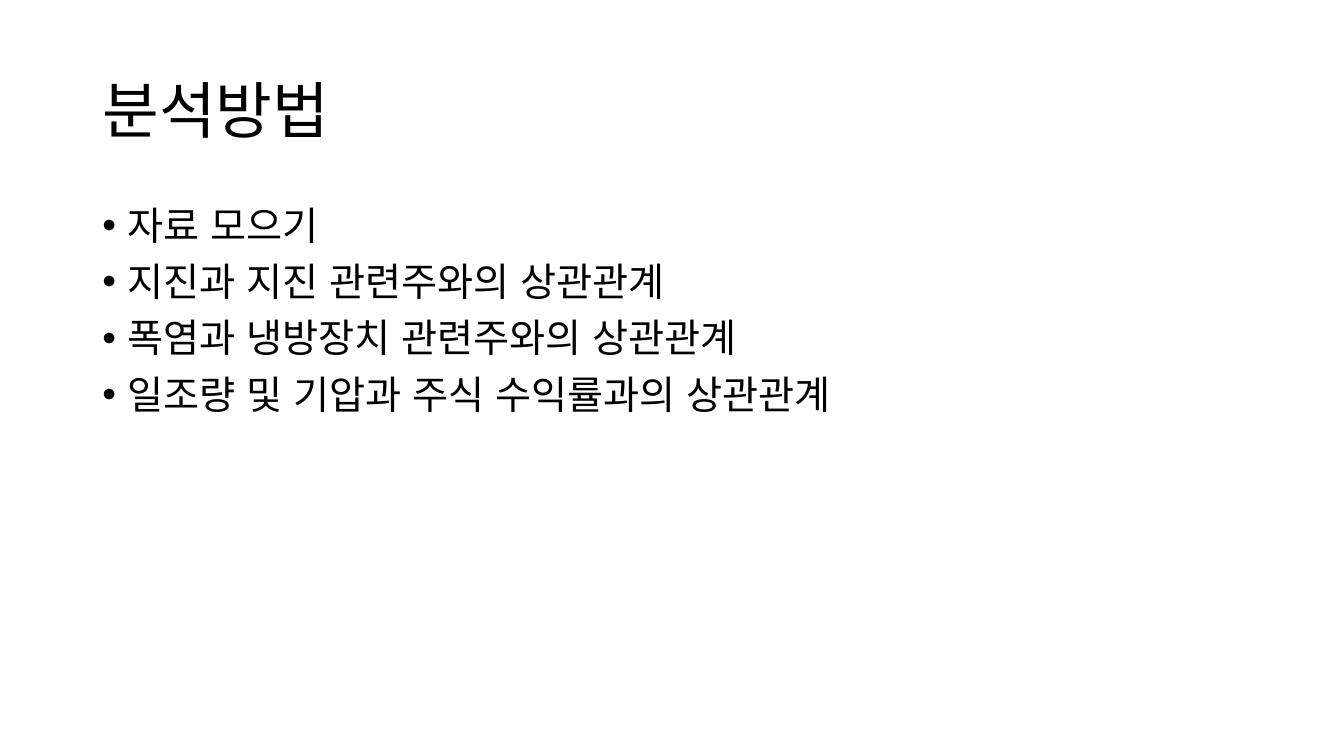
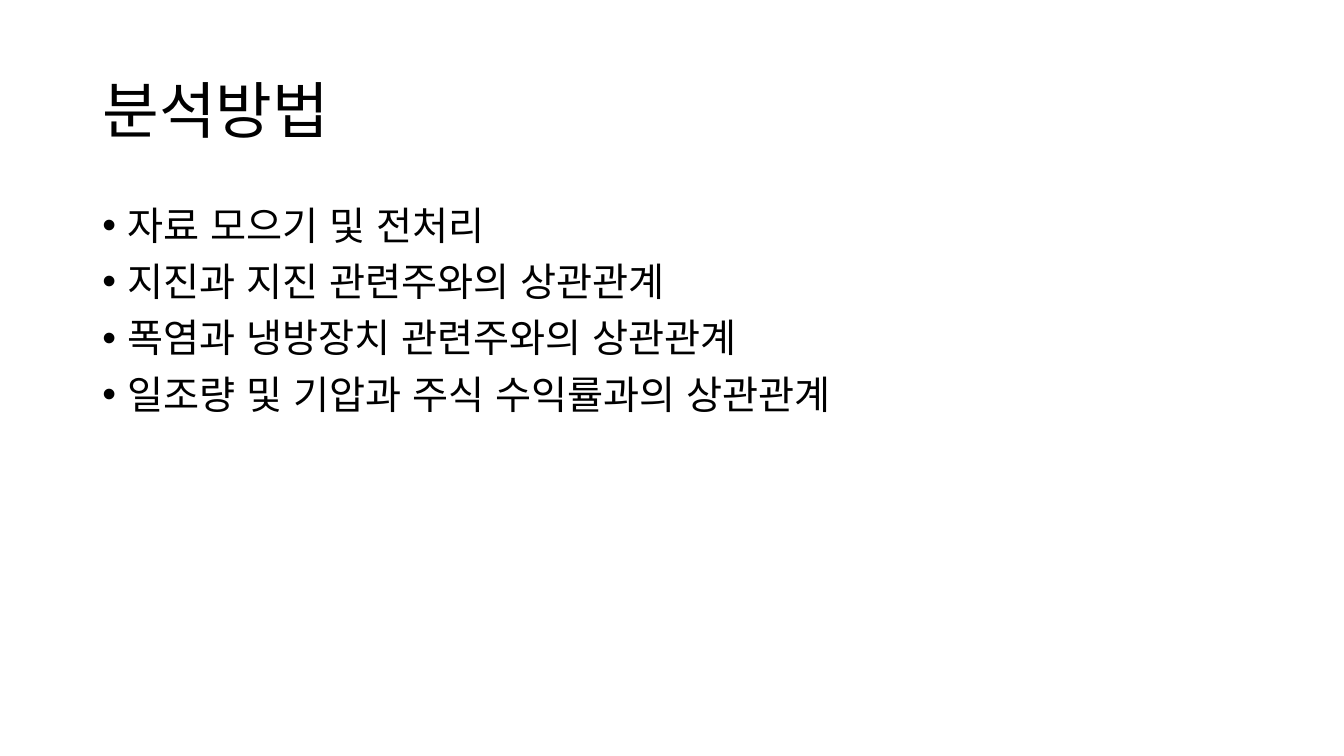
Before and after one commit to lhwlord/Data_Analysis_project, a slide deck: slide 3 of 기상상황과 주가와의 상관관계.pptx. Drawn at 1344x756 pixels with LibreOffice and Linux fonts; fonts in the diff are those of the drawing. Boxes give left, top, right and bottom in pixels: in the first picture for what was removed or moved away, otherwise in the second. Text is boxed around its words. In the diff, an @@ line names an element or a change of style, - is before the commit and + after.

```diff
--- a/기상상황과 주가와의 상관관계.pptx
+++ b/기상상황과 주가와의 상관관계.pptx
@@ text at (128,207,485,243): text changed @@
-• 자료 모으기
+• 자료 모으기 및 전처리
```
